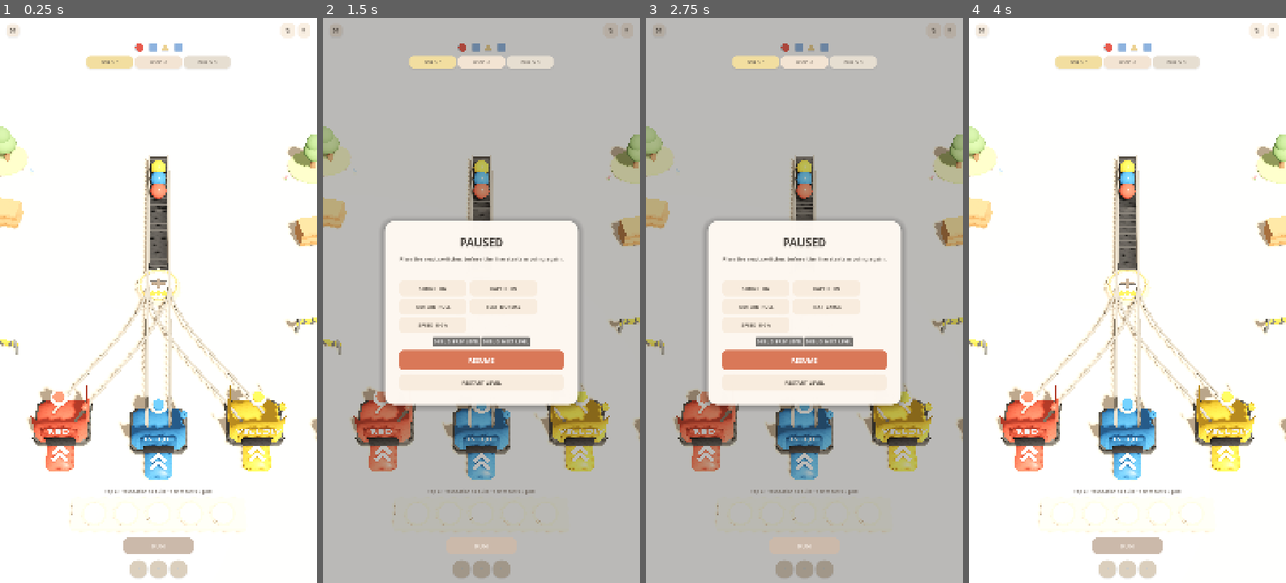
Above: before the commit, frames 1-4 (left to right).
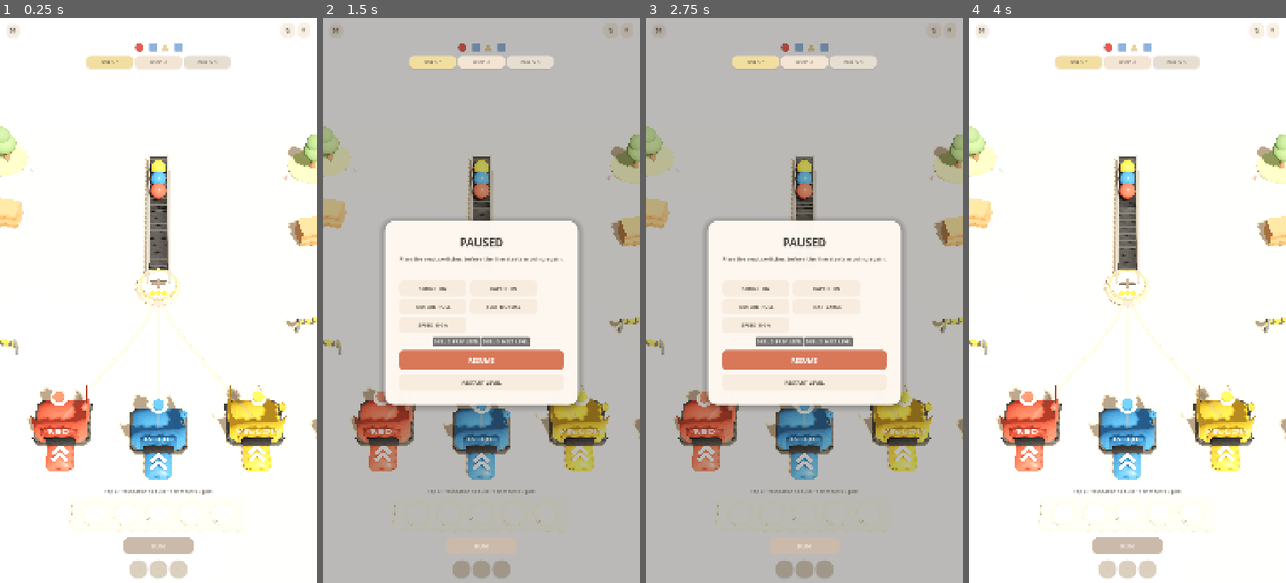
Above: after the commit, the same moments.

Repository: mocchaust64/rail_game
Game: Godot game, scene res://app/main.tscn
Same seed, same stepped clock (60 frames per second), same inputs: the game is played once before the commit and once after it.
Inputs:
- Up to frame 1 (0.25 s): no input
- Up to frame 2 (1.5 s): click "↻" at 0.5 s; click "Ⅱ" at 1.25 s
- Up to frame 3 (2.75 s): click "TEXT NORMAL" at 2 s
- Up to frame 4 (4 s): click "RESTART LEVEL" at 2.75 s; click "↻" at 3.5 s

The runs differ from the first frame. In frame 1, 2.2% of the frame differs, in the area x 16-84%, y 46-73%; in frame 2, 0.2%; in frame 3, 0.2%; in frame 4, 2.2%.

Commit message:
art: render sorter possibilities as subtle previews

Diff:
--- a/game/level_builder.gd
+++ b/game/level_builder.gd
@@ -118,9 +118,10 @@
         var targets := _targets(node)
         var node_type := String(node.get("type", "normal"))
 
-        # Sorter outputs are possible routes. Before a sorter is built they stay
-        # as pale guide rails only. SorterActor adds the continuous black belt
-        # after construction, which makes the player's plan readable at a glance.
+        # Sorter outputs are possible routes, not active conveyors yet. Rendering
+        # them as full twin white rails made later levels read like a wire mesh.
+        # Keep them as one quiet matte preview line; SorterActor overlays the
+        # full dark conveyor when the player actually builds that sorter.
         var default_belt := node_type not in ["junction", "sorter_site"]
         var show_belt := bool(node.get("belt", default_belt))
         var show_guides := bool(node.get("guides", true))
@@ -136,7 +137,10 @@
             var start: Vector3 = positions[id]
             var finish: Vector3 = positions[target]
             var points := TrackGeometry.path_for(id, target, start, finish)
-            TrackVisuals.create_path(world, points, 0.0, 0.0, show_belt, show_guides)
+            if node_type == "sorter_site" and not show_belt:
+                TrackVisuals.create_preview_path(world, points)
+            else:
+                TrackVisuals.create_path(world, points, 0.0, 0.0, show_belt, show_guides)
             drawn[key] = true
 
 
